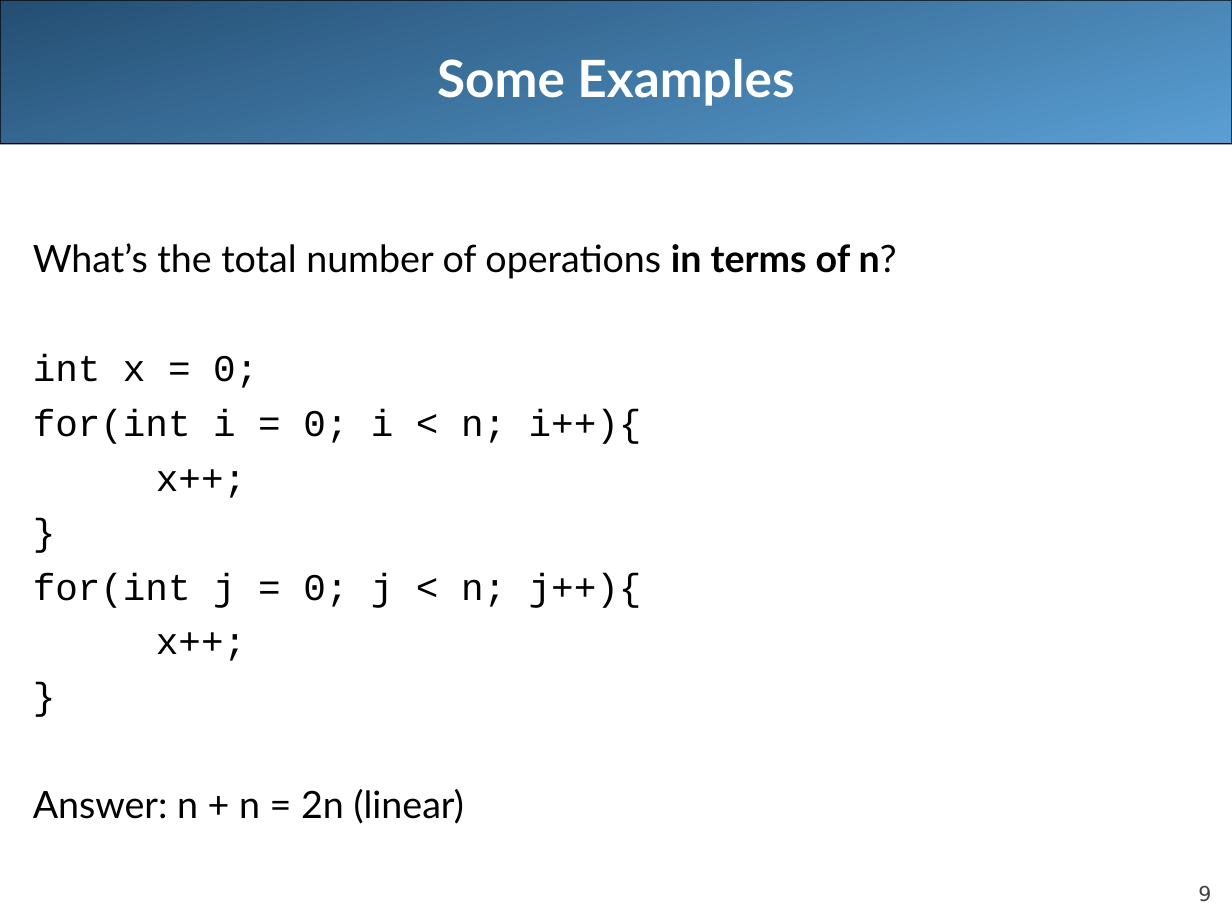
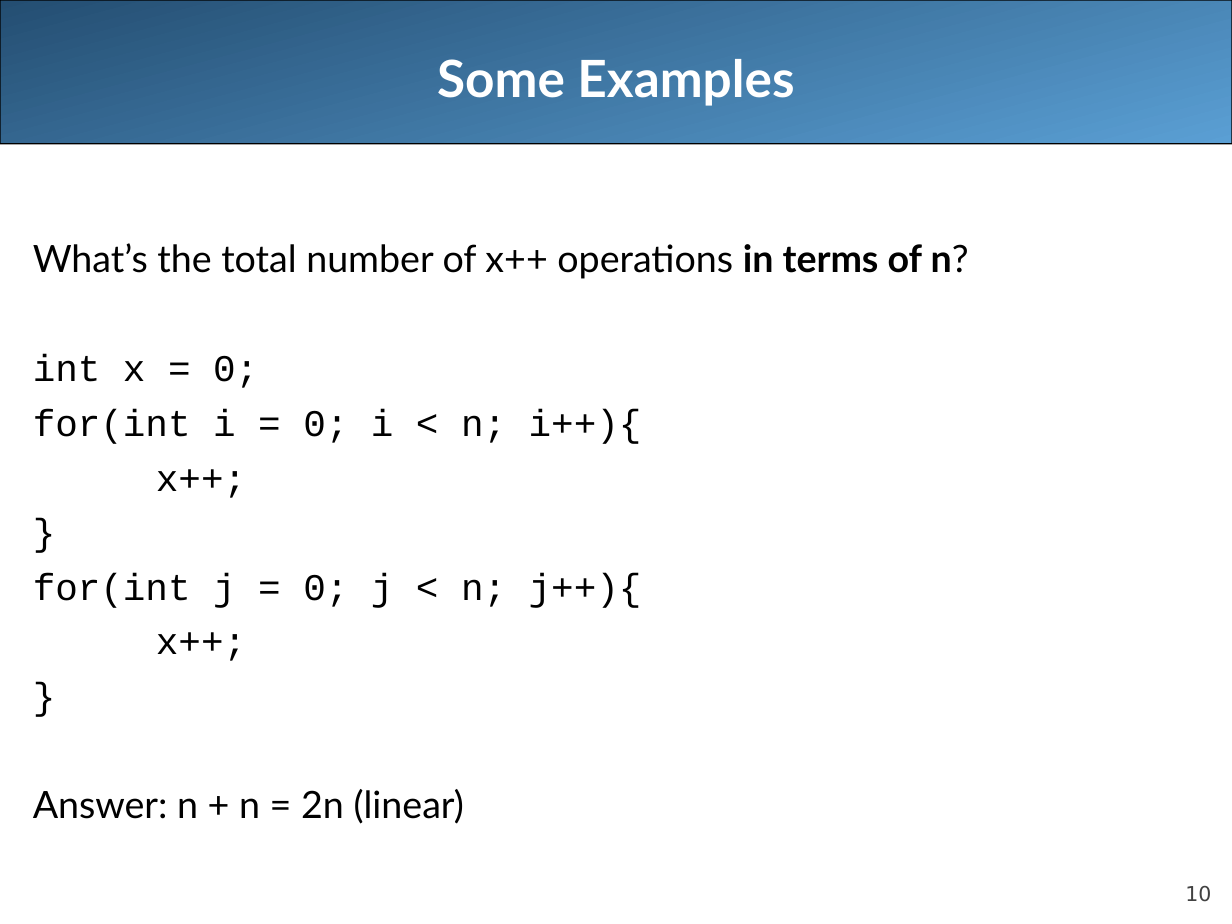
Before and after one commit to LongBaoNguyen/longbaonguyen.github.io, a slide deck: slide 10 of courses/apcsa/lecture12.ppt (slide 9 before the commit). Drawn at 1232x924 pixels with LibreOffice and Linux fonts; fonts in the diff are those of the drawing. Boxes give left, top, right and bottom in pixels: in the first picture for what was removed or moved away, otherwise in the second. Text is boxed around its words. In the diff, an @@ line names an element or a change of style, - is before the commit and + after.

```diff
--- a/courses/apcsa/lecture12.ppt
+++ b/courses/apcsa/lecture12.ppt
@@ text at (33, 243, 969, 279): text changed @@
-What’s the total number of operations in terms of n?
+What’s the total number of x++ operations in terms of n?
@@ page number at (1185, 886, 1211, 902): text changed @@
-9
+10
```
Also in this commit, not shown: 5 other slides changed, 10 other files.
